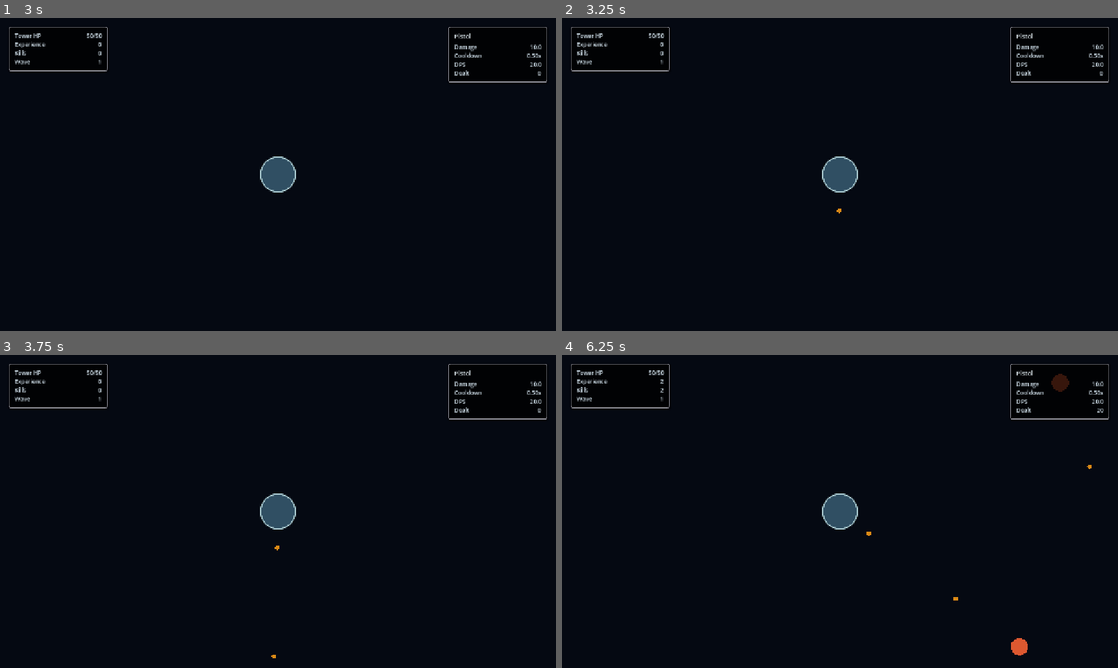
Above: before the commit, frames 1-4 (two rows, left to right).
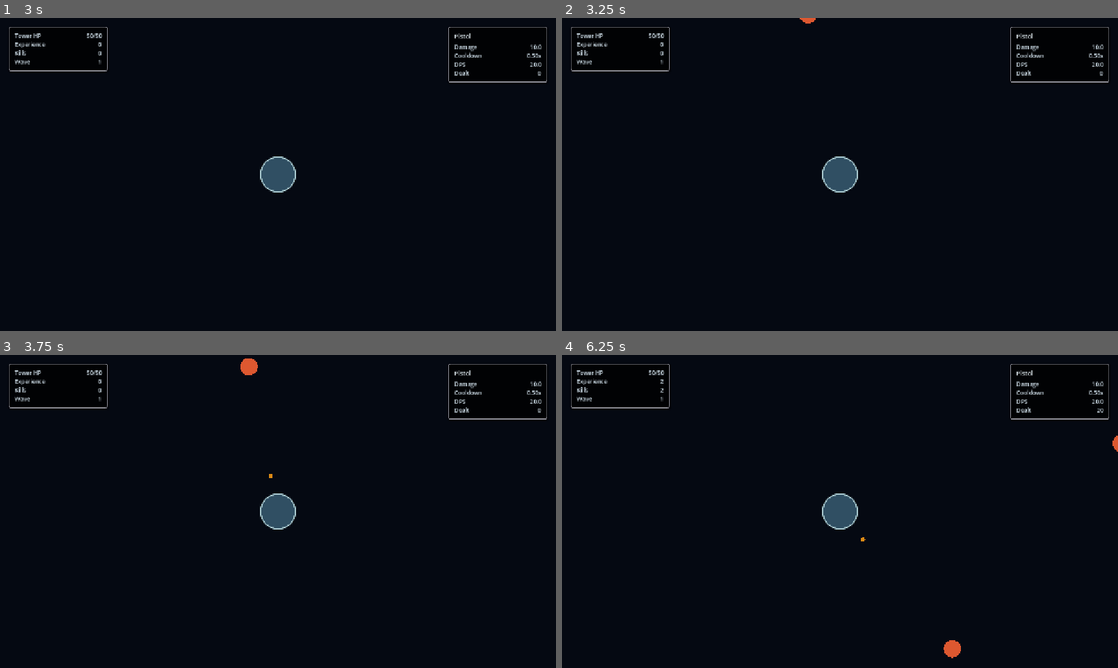
Above: after the commit, the same moments.

Repository: DennisRas/TowerDefenseWithCards
Game: Godot game, scene res://main.tscn
The game is run twice, just before and just after one commit, with the same random seed, the same clock (stepped at 60 frames per second) and the same inputs.
Inputs:
- Up to frame 1 (3 s): tap Enter (ui_accept) at 0.5, 0.77, 2.75 s; click "Start Game" at 1.25 s; click "Pistol" at 2 s
- Up to frame 2 (3.25 s): tap Enter (ui_accept) at 3.02 s
- Up to frame 3 (3.75 s): no input
- Up to frame 4 (6.25 s): tap Enter (ui_accept) at 4.52, 5.27, 6.02 s

Frame 1 is identical in both runs. In frame 2, less than 0.1% of the frame differs, in the area x 42-51%, y 0-63%; in frame 3, 0.2%; in frame 4, 0.5%, in the area x 53-100%, y 6-97%.

Commit message:
Spawn enemies at the edge + offset. Adjust some numbers

Diff:
--- a/game/abilities/laser/laser.tscn
+++ b/game/abilities/laser/laser.tscn
@@ -6,7 +6,7 @@
 script = ExtResource("1_ipk1y")
 display_name = "Laser"
 type = 1
-damage = 40.0
+damage = 20.0
 cooldown = 1.0
 duration = 2.0
 beam_width = 5.0
--- a/game/abilities/pistol/bullet/bullet.gd
+++ b/game/abilities/pistol/bullet/bullet.gd
@@ -24,6 +24,20 @@
 func _physics_process(delta: float) -> void:
 	position += direction * speed * delta
 
+	if not is_on_screen():
+		queue_free()
+
+func is_on_screen() -> bool:
+	var rect = get_viewport_rect()
+	var p = global_position
+	var m = size
+	return (
+		p.x >= -m
+		and p.y >= -m
+		and p.x <= rect.size.x + m
+		and p.y <= rect.size.y + m
+	)
+
 func _draw() -> void:
 	draw_circle(Vector2.ZERO, size, Color(0.859, 0.541, 0.085, 1.0))
 
--- a/game/arena/spawner.gd
+++ b/game/arena/spawner.gd
@@ -21,12 +21,17 @@
 		var enemies = get_parent().get_node("Enemies")
 		enemies.add_child(enemy)
 
-		var angle = randf() * TAU
-		var distance = 600
+		enemy.global_position = _random_edge_position(enemy.radius)
+		enemy.target = get_parent().get_node("Tower")
 
-		enemy.global_position = (
-			get_viewport_rect().size / 2
-			+ Vector2(cos(angle), sin(angle)) * distance
-		)
-
-		enemy.target = get_parent().get_node("Tower")
+func _random_edge_position(margin: float) -> Vector2:
+	var size = get_viewport_rect().size
+	match randi() % 4:
+		0: # top — fully above the screen
+			return Vector2(randf() * size.x, -margin)
+		1: # right
+			return Vector2(size.x + margin, randf() * size.y)
+		2: # bottom
+			return Vector2(randf() * size.x, size.y + margin)
+		_: # left
+			return Vector2(-margin, randf() * size.y)
--- a/game/enemies/enemy.gd
+++ b/game/enemies/enemy.gd
@@ -4,6 +4,7 @@
 @export var damage := 10.0
 @export var max_hp := 10.0
 @export var xp := 1
+@export var radius := 20.0
 
 var current_hp: float
 var target: Node2D = null
@@ -27,6 +28,17 @@
 	})
 	queue_free()
 
+func is_targetable() -> bool:
+	var size = get_viewport_rect().size
+	var inset := 8.0
+	var p = global_position
+	return (
+		p.x >= inset
+		and p.y >= inset
+		and p.x <= size.x - inset
+		and p.y <= size.y - inset
+	)
+
 func _physics_process(_delta: float) -> void:
 	if not is_instance_valid(target):
 		return
@@ -45,4 +57,4 @@
 			return
 
 func _draw() -> void:
-	draw_circle(Vector2.ZERO, 20, Color(0.867, 0.345, 0.188, 1.0))
+	draw_circle(Vector2.ZERO, radius, Color(0.867, 0.345, 0.188, 1.0))
--- a/game/tower/tower.gd
+++ b/game/tower/tower.gd
@@ -32,6 +32,8 @@
 
 	for enemy in enemies.get_children():
 		if not is_instance_valid(enemy):
+			continue
+		if enemy.has_method("is_targetable") and not enemy.is_targetable():
 			continue
 
 		var d = global_position.distance_to(enemy.global_position)
